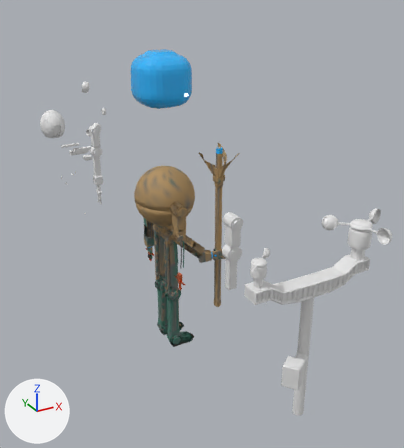
The Blender file Assets/Game/Art/Models/Creatures/Robotic/LightningConjurer/ConjuringRobot1 (2) (1) (1).blend, before and after one commit.
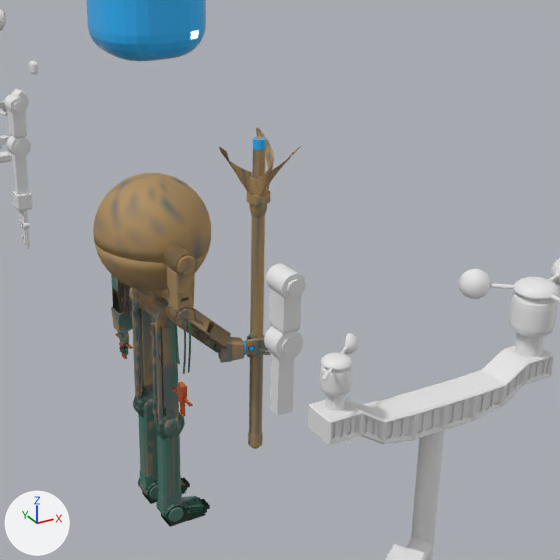
There are two pictures of each version: one whole from a camera (50 mm lens) standing at (-38.0, -83.0, 66.9) and looking at (9.6, 3.5, 23.6), one close up on the part from 21% to 92% of the width and 17% to 81% of the height. The lights are fixed; the arrows at lower left show +X, +Y and +Z. The last two pictures show the newer version.

The older version as bpy lines, for what is in view:
```python
ob_hand_index1_r = bpy.data.objects.new('Hand_Index1.R', me_hand_index1_r)
ob_hand_index1_r.location = (6.2, -8.8, 23.8)
ob_hand_index1_r.rotation_euler = (-2.193, -1.871, 0.273)  # degrees (-126, -107, 16)
ob_hand_index1_r.scale = (3.28, 3.28, 3.28)
ob_hand_middle1_r = bpy.data.objects.new('Hand_Middle1.R', me_hand_middle1_r)
ob_hand_middle1_r.location = (6.2, -8.8, 23.5)
ob_hand_middle1_r.rotation_euler = (-2.191, -1.657, 0.271)  # degrees (-126, -95, 16)
ob_hand_middle1_r.scale = (3.28, 3.28, 3.28)
ob_hand_palm_r = bpy.data.objects.new('Hand_Palm.R', me_hand_palm_r)
ob_hand_palm_r.location = (4.9, -8.3, 23.3)
ob_hand_palm_r.rotation_euler = (-1.92, -1.571, 0.0)  # degrees (-110, -90, 0)
ob_hand_palm_r.scale = (3.28, 3.28, 3.28)
ob_hand_ring1_r = bpy.data.objects.new('Hand_Ring1.R', me_hand_ring1_r)
ob_hand_ring1_r.location = (6.2, -8.8, 23.1)
ob_hand_ring1_r.rotation_euler = (-2.191, -1.442, 0.271)  # degrees (-126, -83, 16)
ob_hand_ring1_r.scale = (3.28, 3.28, 3.28)
ob_hand_thumb1_r = bpy.data.objects.new('Hand_Thumb1.R', me_hand_thumb1_r)
ob_hand_thumb1_r.location = (5.5, -8.4, 24.1)
ob_hand_thumb1_r.rotation_euler = (-0.846, -2.614, 0.0664)  # degrees (-48, -150, 3.8)
ob_hand_thumb1_r.scale = (3.28, 3.28, 3.28)
ob_rightfoot = bpy.data.objects.new('RightFoot', me_cube_017)
ob_rightfoot.location = (1.7, -2.2, 3.8)
ob_staff_fan = bpy.data.objects.new('Staff_Fan', me_staff_fan)
ob_staff_fan.location = (6.4, -8.1, 38.0)
ob_staff_mount = bpy.data.objects.new('Staff_Mount', me_staff_mount)
ob_staff_mount.location = (6.4, -8.1, 37.0)
ob_staff_shaft = bpy.data.objects.new('Staff_Shaft', me_staff_shaft)
ob_staff_shaft.location = (6.4, -8.1, 23.3)
# also in view: 'Weapon' at (-2.7, -44.6, 32.5); 'LowerArm.001' at (0.9, -21.2, 27.0); 'RightKnee' at (0.4, -2.2, 13.9); 'LowerArm.002' at (1.5, -7.0, 25.4); 'Hand' at (0.8, 38.1, 21.0)
```
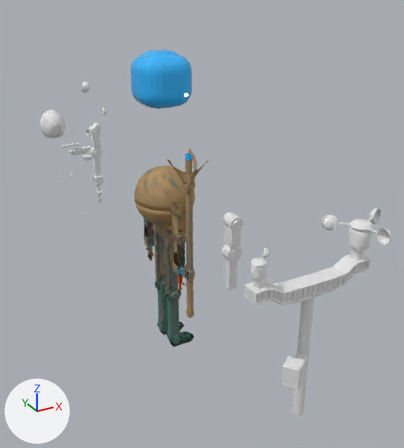
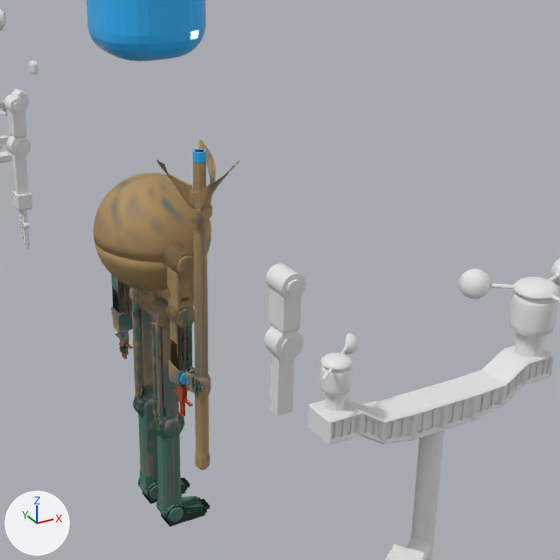
Boxes (x1, y1, x2, y2) around the edits, measured in the close-ups (560 x 560 px; the box of a moved part takes in the faces that stretch with it):
'Staff_Shaft', reshaped, moved: before (248, 137, 267, 449); after (191, 150, 211, 470)
'Staff_Fan', moved: before (219, 128, 301, 196); after (157, 139, 240, 211)
'LowerArm.002', moved, turned: before (174, 308, 231, 353); after (170, 320, 192, 370)
'Cube.006', moved, turned: before (218, 337, 244, 363); after (168, 360, 194, 386)
'Staff_Mount', moved: before (246, 190, 271, 205); after (187, 204, 212, 219)
'Hand_Palm.R', moved, turned: before (245, 337, 259, 357); after (185, 372, 195, 393)
'Staff_Core', moved: before (253, 137, 266, 150); after (193, 149, 206, 163)
'Cube.007', moved, turned: before (243, 341, 246, 355); after (180, 372, 188, 385)
'Hand_Thumb1.R', moved: before (247, 332, 256, 339); after (188, 368, 195, 374)
'Hand_Index1.R', moved: before (259, 338, 264, 344); after (192, 376, 199, 382)
'Hand_Ring1.R', moved: before (259, 347, 266, 351); after (193, 385, 196, 391)
'Hand_Middle1.R', moved: before (259, 343, 265, 347); after (192, 381, 198, 386)
part 1 of me_staff_shaft, moved or reshaped: before (250, 137, 267, 338); after (191, 150, 209, 377)
part 2 of me_staff_shaft, moved or reshaped: before (248, 357, 263, 449); after (195, 396, 210, 470)

The change, as a list of edits to the scene's bpy script:
```text
Change me_staff_shaft:
    used by ob_staff_shaft; location = (6.4, -8.1, 23.3)
    remove me_staff_shaft.from_pydata(...)  # 168 vertices, 158 faces; spans x -0.8..0.8, y -0.8..0.8, z -10.8..18.7
    add me_staff_shaft.from_pydata(...)  # 168 vertices, 158 faces; spans x -0.8..0.8, y -0.8..0.8, z -8.7..20.8
    me_staff_shaft part 1: all 72 vertices in x -0.7..0.7, y -0.7..0.7, z 12.0..18.7 are moved by (0.0, 0.0, 2.1)
    me_staff_shaft part 2: all 48 vertices in x -0.7..0.7, y -0.7..0.7, z -10.8..-9.0 are moved by (0.0, 0.0, 2.1)
Change ob_hand_thumb1_r:
    ob_hand_thumb1_r.location: (5.5, -8.4, 24.1) -> (-0.1, -8.0, 22.1)
Change ob_hand_ring1_r:
    ob_hand_ring1_r.location: (6.2, -8.8, 23.1) -> (-0.3, -8.8, 21.0)
Change ob_hand_palm_r:
    ob_hand_palm_r.location: (4.9, -8.3, 23.3) -> (-0.2, -7.4, 21.2)
    ob_hand_palm_r.rotation_euler: (-1.92, -1.571, 0.0) -> (3.142, -1.571, 0.0)  # degrees (-110, -90, 0) -> degrees (180, -90, 0)
Change ob_hand_middle1_r:
    ob_hand_middle1_r.location: (6.2, -8.8, 23.5) -> (-0.3, -8.9, 21.4)
Change ob_hand_index1_r:
    ob_hand_index1_r.location: (6.2, -8.8, 23.8) -> (-0.3, -8.8, 21.8)
Change ob_staff_shaft:
    ob_staff_shaft.location: (6.4, -8.1, 23.3) -> (0.5, -8.8, 21.2)
Change ob_staff_fan:
    ob_staff_fan.location: (6.4, -8.1, 38.0) -> (0.5, -8.8, 38.0)
Change ob_staff_mount:
    ob_staff_mount.location: (6.4, -8.1, 37.0) -> (0.5, -8.8, 37.0)
Change ob_staff_core:
    ob_staff_core.location: (6.4, -8.1, 41.6) -> (0.5, -8.8, 41.6)
Change ob_lowerarm_002:
    ob_lowerarm_002.rotation_euler: (0.602, -0.678, -1.182) -> (0.0, 0.0, 0.0)  # degrees (34, -39, -68) -> degrees (0, 0, 0)
    ob_lowerarm_002.location: (0.5, -6.7, 26.3) -> (-0.2, -6.4, 26.0)
Change ob_cube_006:
    ob_cube_006.location: (3.9, -7.9, 23.3) -> (-0.2, -6.4, 21.2)
    ob_cube_006.rotation_euler: (1.571, 0.0, -1.92) -> (1.571, 0.0, -3.142)  # degrees (90, 0, -110) -> degrees (90, 0, -180)
Change ob_cube_007:
    ob_cube_007.location: (5.0, -8.3, 23.2) -> (-0.2, -7.5, 21.2)
    ob_cube_007.rotation_euler: (-1.571, 0.0, 1.222) -> (-1.571, 0.0, 0.0)  # degrees (-90, 0, 70) -> degrees (-90, 0, 0)
```
